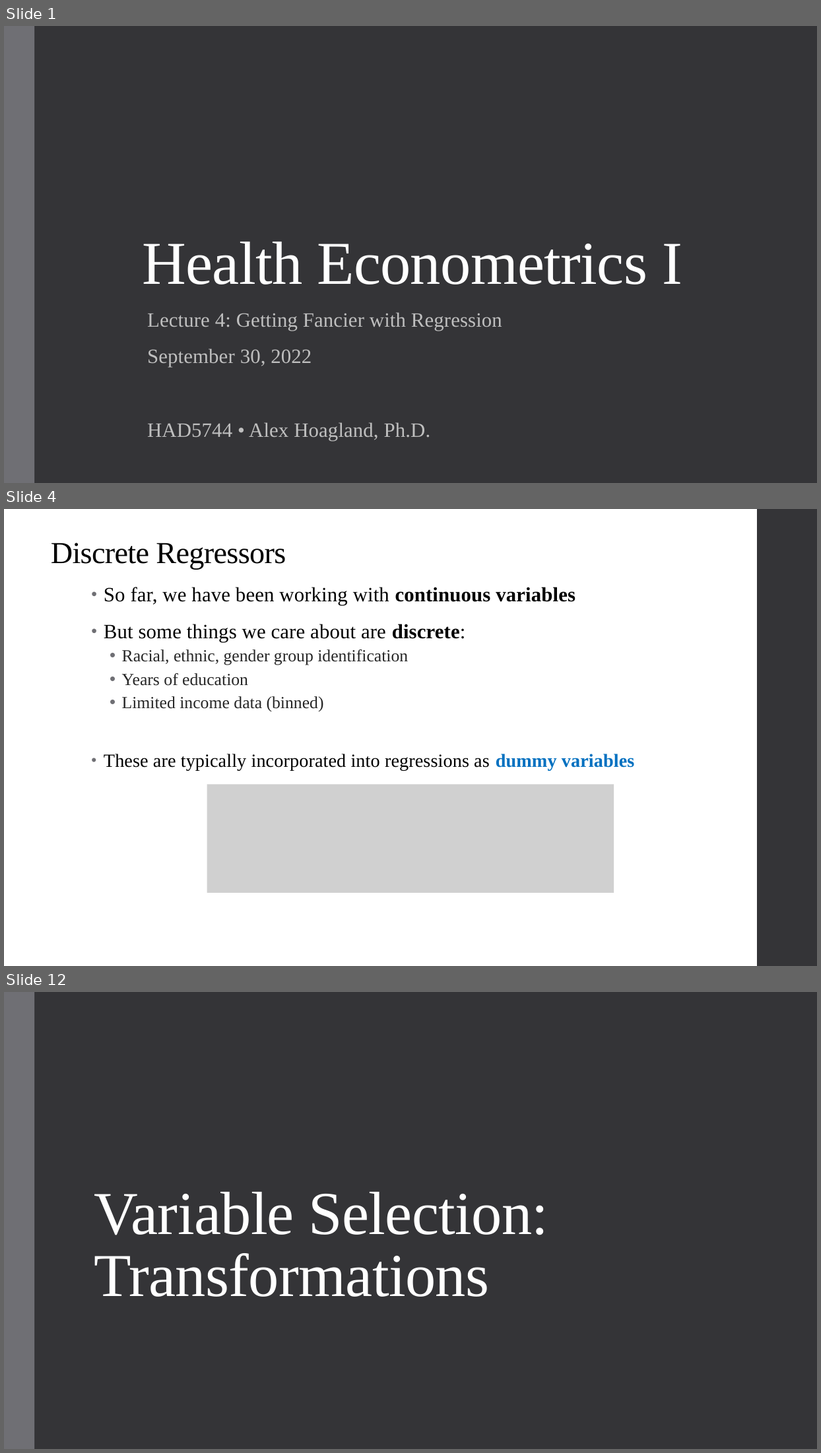
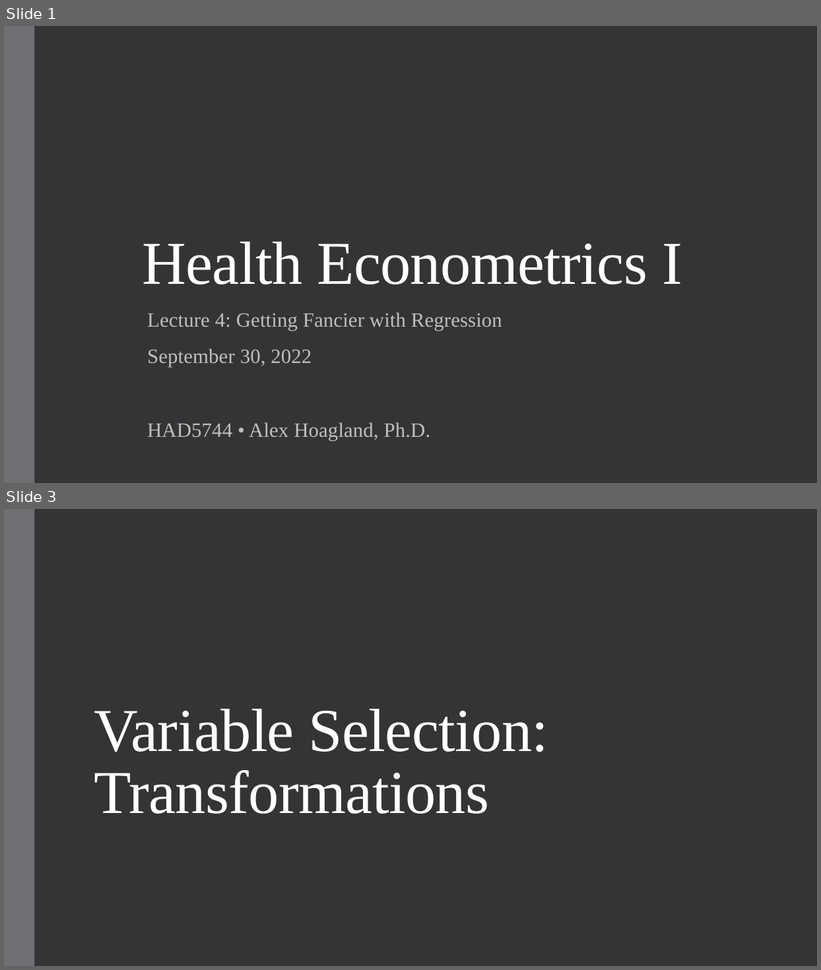
Before and after one commit to qiufei/fork-HAD5744, a slide deck: Lecture04_MultivariateOLS2/Lecture4_MultivariateOLS2_2022F.pptx. Shown one above the other, each under a label of ours: slides 1, 4 and 12 before the commit, slides 1 and 3 after it; the slides between them are not shown. The pictures are 821x1453 and 821x970 pixels, drawn with LibreOffice and Linux fonts; fonts in the diff are those of the drawing; grey boxes stand for pictures. Boxes give left, top, right and bottom in pixels: in the first picture for what was removed or moved away, otherwise in the second. Text is boxed around its words. In the diff, an @@ line names an element or a change of style, - is before the commit and + after.

```diff
--- a/Lecture04_MultivariateOLS2/Lecture4_MultivariateOLS2_2022F.pptx
+++ b/Lecture04_MultivariateOLS2/Lecture4_MultivariateOLS2_2022F.pptx
@@ slide 4 removed at (4, 509, 817, 966), background #FFFFFF @@
@@ rectangle removed at (757, 509, 817, 966) @@
@@ title removed at (51, 543, 286, 569) @@
-Discrete Regressors
@@ text removed at (104, 587, 634, 770) @@
-• So far, we have been working with continuous variables
-• But some things we care about are discrete:
-  • Racial, ethnic, gender group identification
-  • Years of education
-  • Limited income data (binned)
-• These are typically incorporated into regressions as dummy variables
@@ picture removed at (207, 785, 614, 893) @@
@@ what was slide 12 is now slide 3 @@
```
Also in this commit, not shown: 1 slide changed, 8 other slides removed, 35 other files.
